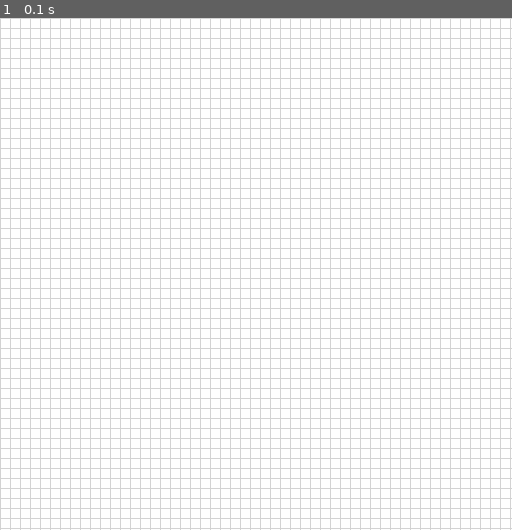
Above: before the commit, frame 1.
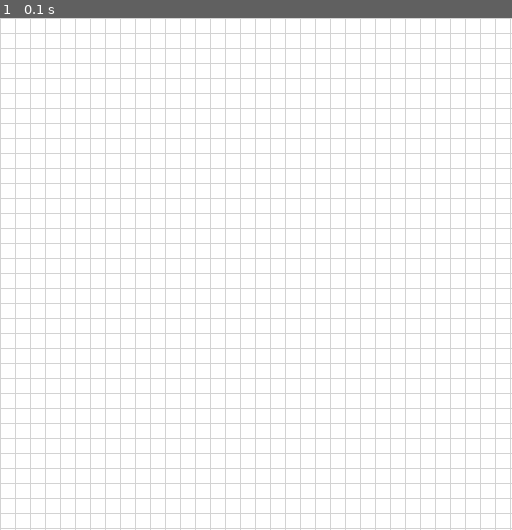
Above: after the commit, the same moment.

Repository: AndyD20/Dungeon-Mapper
Game: pygame game, started from dungeon_mapper.py
Same seed, same stepped clock (60 frames per second), same inputs: the game is played once before the commit and once after it.
Inputs:
- Up to frame 1 (0.1 s): no input

The runs differ from the first frame. In frame 1, 18% of the frame differs, in the area x 0-100%, y 0-100%.

Commit message:
Refactoring
Extracting methods from repeated code and other tidy ups.

Diff:
--- a/program_variables.py
+++ b/program_variables.py
@@ -1,6 +1,6 @@
 class ProgramVariables:
     shape = (512, 512)
-    tile_size = 10
+    tile_size = 15
     window_title = 'Dungeon Mapper'
     game_state = None
 
